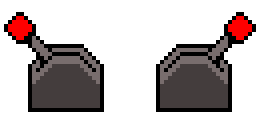
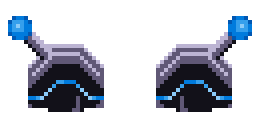
Revision of a layered 256 x 128 image; what changed, layer by layer:
added layer "Layer 3" above "Layer 2" over [156, 16, 252, 112]
hid "Layer 2" over [156, 12, 256, 112]
painted on "Layer 1" over [4, 12, 104, 112]
